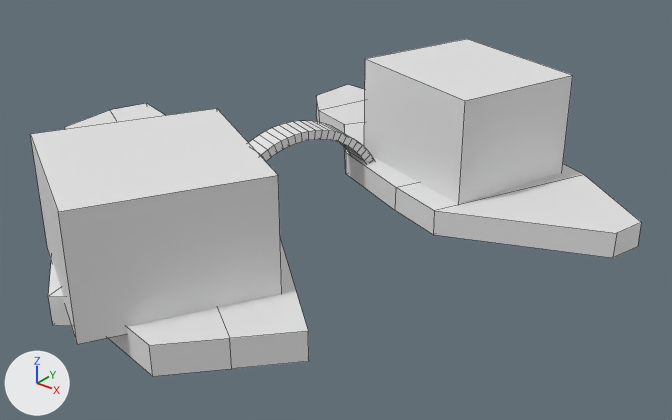
What one commit did to the Blender file Skateboard Blockout.blend.
The view is the same before and after, from a 50 mm camera at (2.94, -4.11, 2.66) aimed at (-0.39, 0.06, 0.08). Every picture has the same lights, and +X, +Y and +Z are marked at lower left. Mesh edges are drawn as thin lines.
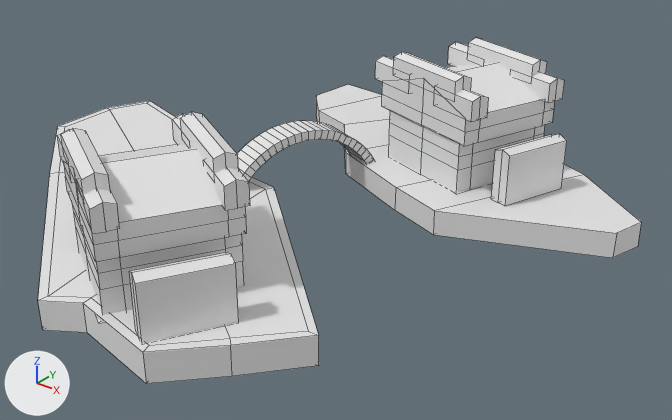
Commit message: more detailed blockout

Location of each change, [x1, y1, x2, y2] in pixels of the pictures (672 x 420 px):
```json
{"object": "Cube.002", "change": "reshaped", "before": [30, 108, 282, 344], "after": [57, 112, 250, 343], "on screen": "23% narrower"}
{"object": "Cube.001", "change": "reshaped", "before": [48, 103, 309, 376], "after": [38, 101, 319, 384], "on screen": "8% wider"}
{"object": "Cube.003", "change": "reshaped, moved, turned, rescaled", "before": [364, 39, 573, 204], "after": [375, 38, 567, 206]}
{"part": 1, "of": "me_cube_002", "change": "built on", "before": [48, 296, 309, 376], "after": [38, 101, 319, 384]}
```

The change, as JSON lines over the scene's bpy script:
```json
{"block": "me_cube_002", "where": "# used by ob_cube_001; location = (-1.124, -0.705, 0.083); rotation_euler = (0.0, 0.0, -0.671), in degrees (0, 0, -38)"}
{"op": "remove", "block": "me_cube_002", "code": "me_cube_002.from_pydata(...)  # 30 vertices, 28 faces; spans x -1.96..1.57, y -0.67..0.63, z -0.09..0.09"}
{"op": "add", "block": "me_cube_002", "code": "me_cube_002.from_pydata(...)  # 54 vertices, 52 faces; spans x -2.02..1.61, y -0.73..0.69, z -0.09..0.09"}
{"block": "me_cube_002", "change": "me_cube_002 part 1"}
{"block": "me_cube_002", "change": "12 faces are deleted"}
{"block": "me_cube_002", "change": "14 vertices are added at x -2.02..1.61, y -0.73..0.69, z -0.09..0.09"}
{"block": "me_cube_002", "change": "10 new vertices lie (0.0, 0.0, 0.18) away from vertices in x -2.02..1.61, y -0.73..0.62, z -0.09"}
{"block": "me_cube_002", "change": "36 new faces join them"}
{"block": "me_cube_003", "where": "# used by ob_cube_002; location = (-0.575, -1.26, 0.487); rotation_euler = (0.0, 0.0, -0.494), in degrees (0, 0, -28); scale = (0.521, 0.521, 0.353)"}
{"op": "remove", "block": "me_cube_003", "code": "me_cube_003.from_pydata(...)  # 8 vertices, 6 faces; spans x -1.0..1.0, y -1.0..1.0, z -1.0..1.0"}
{"op": "add", "block": "me_cube_003", "code": "me_cube_003.from_pydata(...)  # 168 vertices, 152 faces; spans x -1.02..1.33, y -0.76..0.76, z -0.96..1.21"}
{"block": "me_cube_003", "change": "me_cube_003 part 2: 8 vertices removed from x -1.0..1.0, y -1.0..1.0, z -1.0..1.0; 168 vertices added at x -1.02..1.33, y -0.76..0.76, z -0.96..1.21"}
{"block": "me_cube_004", "where": "# used by ob_cube_003; location = (-0.088, 1.042, 0.487); rotation_euler = (0.0, 0.0, -0.311), in degrees (0, 0, -18); scale = (0.514, 0.448, 0.353)"}
{"op": "remove", "block": "me_cube_004", "code": "me_cube_004.from_pydata(...)  # 8 vertices, 6 faces; spans x -1.0..1.0, y -1.0..1.0, z -1.0..1.0"}
{"op": "add", "block": "me_cube_004", "code": "me_cube_004.from_pydata(...)  # 168 vertices, 152 faces; spans x -1.02..1.33, y -0.76..0.76, z -0.96..1.21"}
{"block": "me_cube_004", "change": "me_cube_004 part 3: 8 vertices removed from x -1.0..1.0, y -1.0..1.0, z -1.0..1.0; 168 vertices added at x -1.02..1.33, y -0.76..0.76, z -0.96..1.21"}
{"op": "set", "path": "ob_cube_003.location", "old": "(-0.088, 1.042, 0.487)", "new": "(-0.072, 1.057, 0.487)"}
{"op": "set", "path": "ob_cube_003.rotation_euler", "old": "(0.0, 0.0, -0.311)", "new": "(0.0, 0.0, -0.321)", "note": "degrees (0, 0, -18)"}
{"op": "set", "path": "ob_cube_003.scale", "old": "(0.514, 0.448, 0.353)", "new": "(0.521, 0.521, 0.353)"}
```
